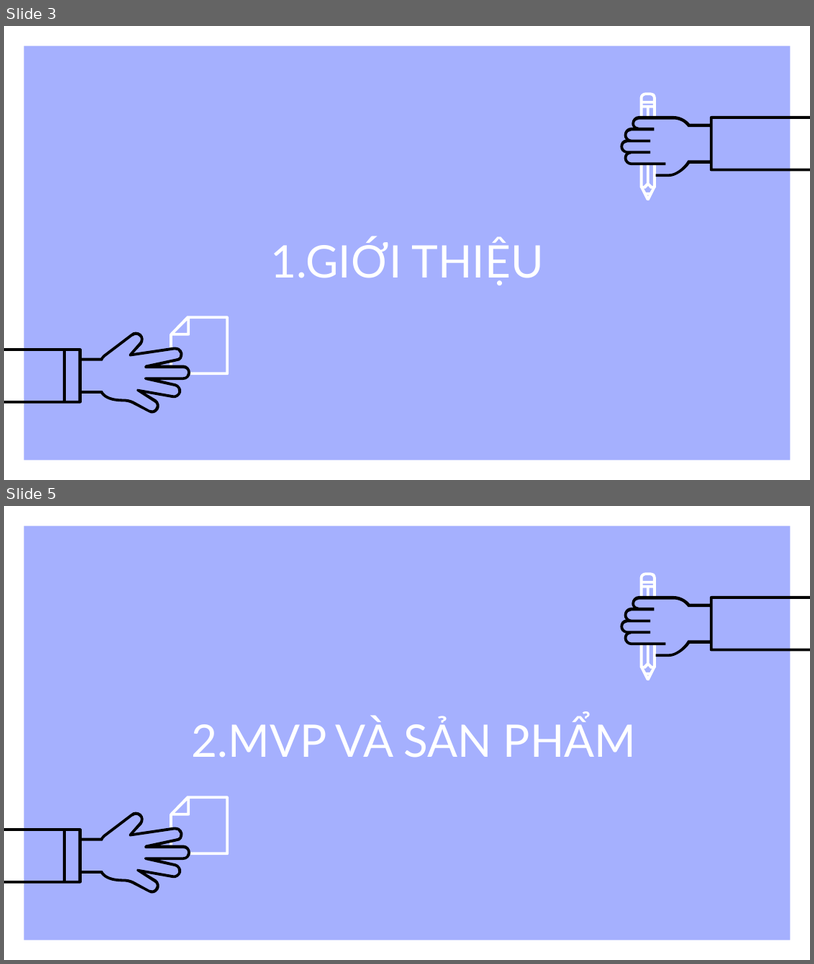
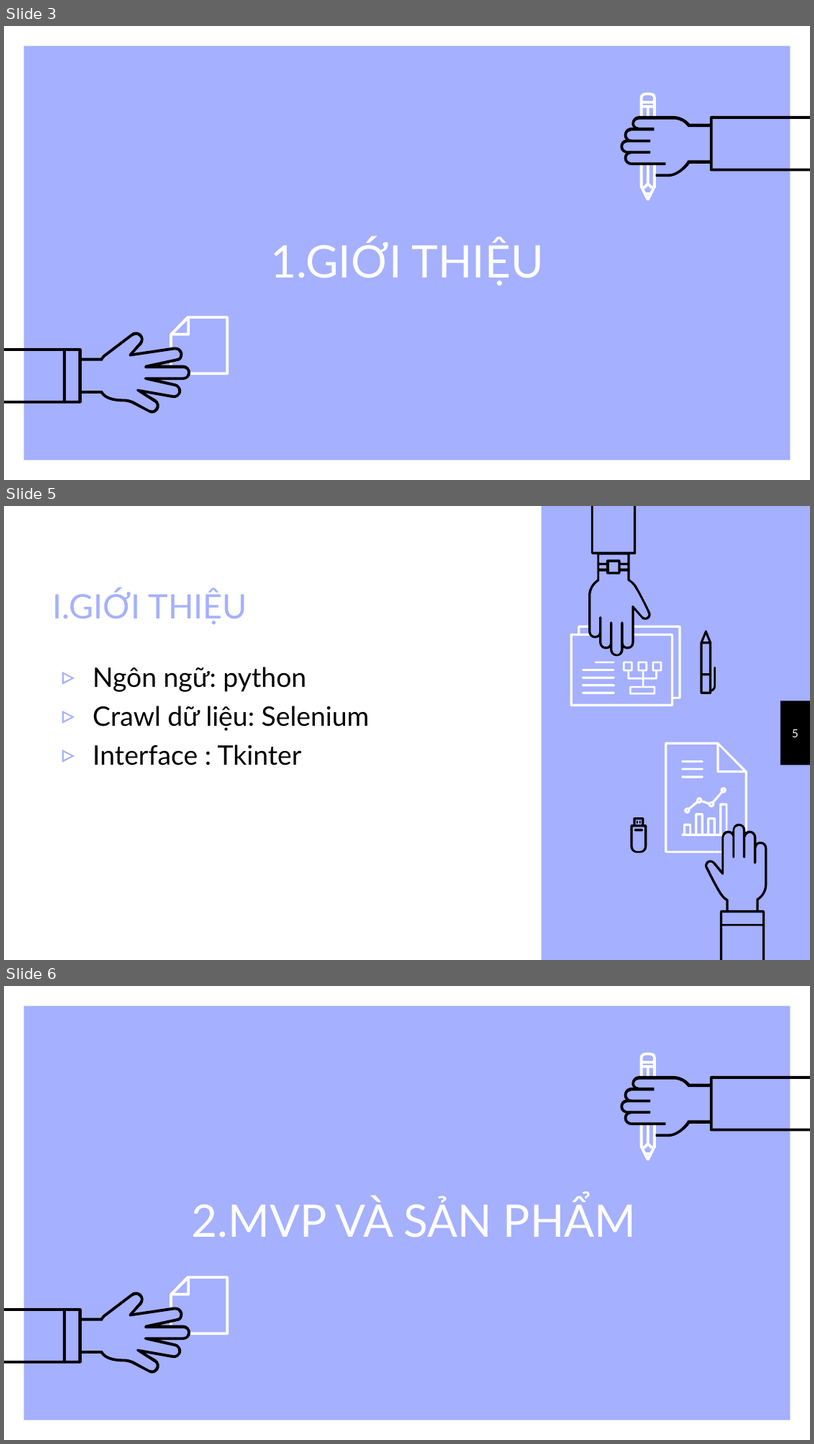
Before and after one commit to ha-duc-hai/Phan-tich-diem-thi-DH, a slide deck: Báo cáo KTPM.pptx. Shown one above the other, each under a label of ours: slides 3 and 5 before the commit, slides 3, 5 and 6 after it; the slides between them are not shown. The pictures are 814x964 and 814x1444 pixels, drawn with LibreOffice and Linux fonts; fonts in the diff are those of the drawing. Boxes give left, top, right and bottom in pixels: in the first picture for what was removed or moved away, otherwise in the second. Text is boxed around its words. In the diff, an @@ line names an element or a change of style, - is before the commit and + after.

```diff
--- a/Báo cáo KTPM.pptx
+++ b/Báo cáo KTPM.pptx
@@ slide 5 added at (x1=4, y1=506, x2=810, y2=960), background #A5B0FE @@
@@ rectangle added at (x1=4, y1=506, x2=542, y2=959), fill #FFFFFF @@
@@ group added at (x1=570, y1=506, x2=716, y2=706): 9 freeform shapes @@
@@ title added at (x1=52, y1=589, x2=247, y2=624), 30 pt, text #A5B0FE @@
+I.GIỚI THIỆU
@@ text added at (x1=93, y1=667, x2=370, y2=765), 24 pt, text #000000 @@
+▹ Ngôn ngữ: python
+▹ Crawl dữ liệu: Selenium
+▹ Interface : Tkinter
@@ rectangle added at (x1=781, y1=701, x2=810, y2=766), fill #000000 @@
@@ page number added at (x1=792, y1=729, x2=799, y2=737), 10 pt, text #FFFFFF @@
+5
@@ group added at (x1=630, y1=742, x2=768, y2=960): 11 freeform shapes @@
@@ what was slide 5 is now slide 6 @@
```
Also in this commit, not shown: 7 slides changed, 1 other slide added, 2 other files.
